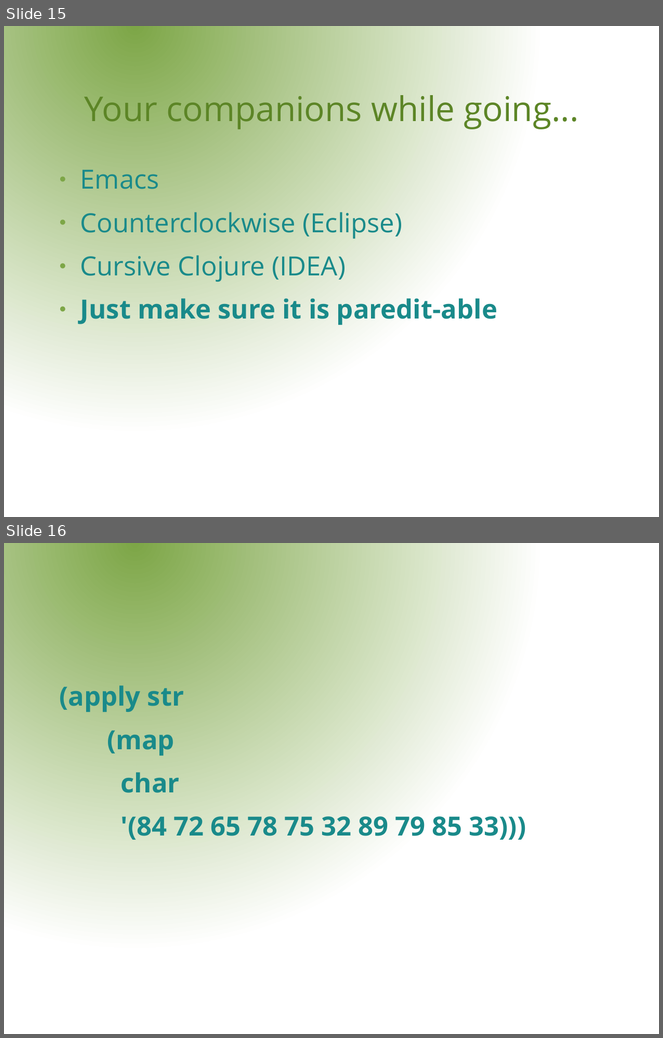
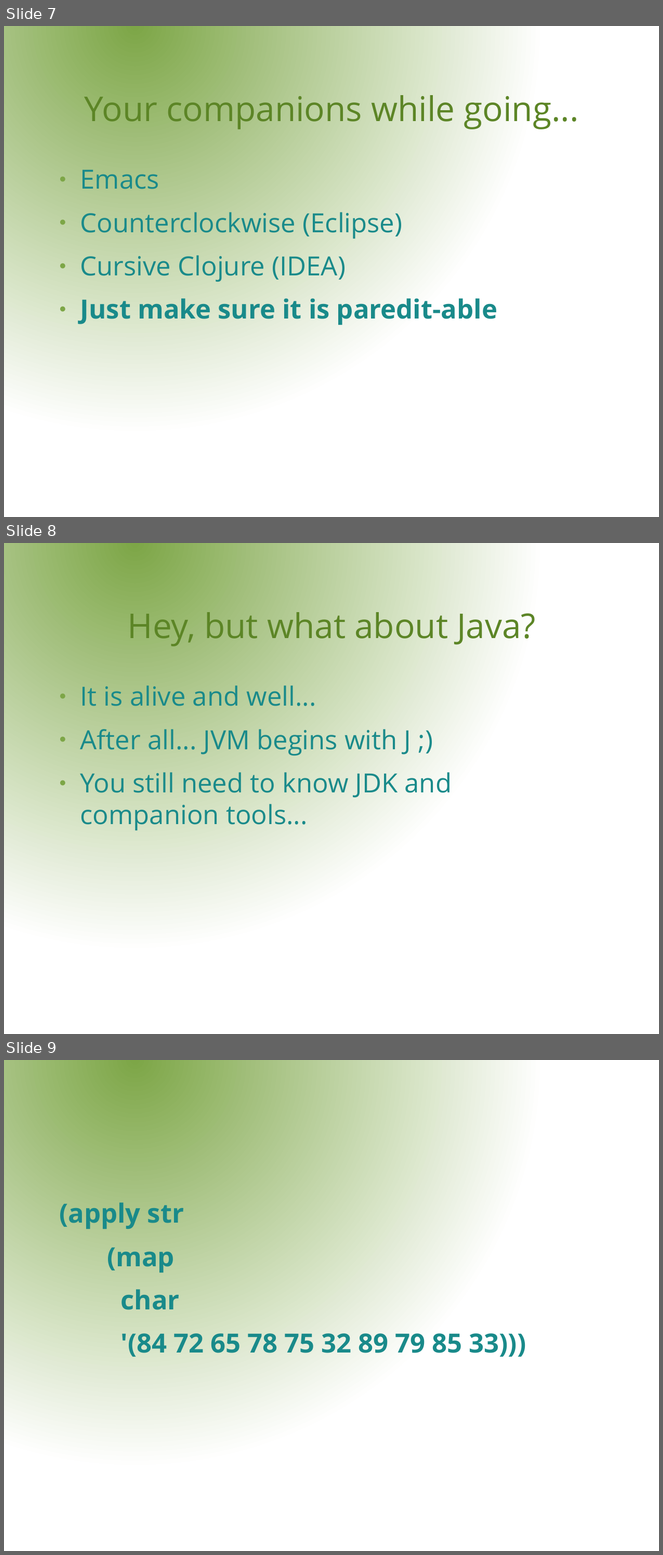
Before and after one commit to rssole/voxxed, a slide deck: resources/presentation/VoxxedDays.odp. Shown one above the other, each under a label of ours: slides 15 and 16 before the commit, slides 7, 8 and 9 after it. The pictures are 663x1038 and 663x1555 pixels, drawn with LibreOffice and Linux fonts; fonts in the diff are those of the drawing; background and template pictures are left out. Boxes give left, top, right and bottom in pixels: in the first picture for what was removed or moved away, otherwise in the second. Text is boxed around its words. In the diff, an @@ line names an element or a change of style, - is before the commit and + after.

```diff
--- a/resources/presentation/VoxxedDays.odp
+++ b/resources/presentation/VoxxedDays.odp
@@ slide 8 added at (x1=4, y1=543, x2=659, y2=1034), background gradient #7DA647 to #FFFFFF @@
@@ title added at (x1=128, y1=612, x2=536, y2=646), 41.4 pt, text #5C8526 @@
+Hey, but what about Java?
@@ text added at (x1=80, y1=685, x2=452, y2=831), 32 pt, text #198A8A @@
+● It is alive and well...
+● After all... JVM begins with J ;)
+● You still need to know JDK and
+  companion tools...
@@ what was slide 15 is now slide 7 @@
@@ what was slide 16 is now slide 9 @@
```
Also in this commit, not shown: 2 slides changed, 8 slides removed, 7 other files.
